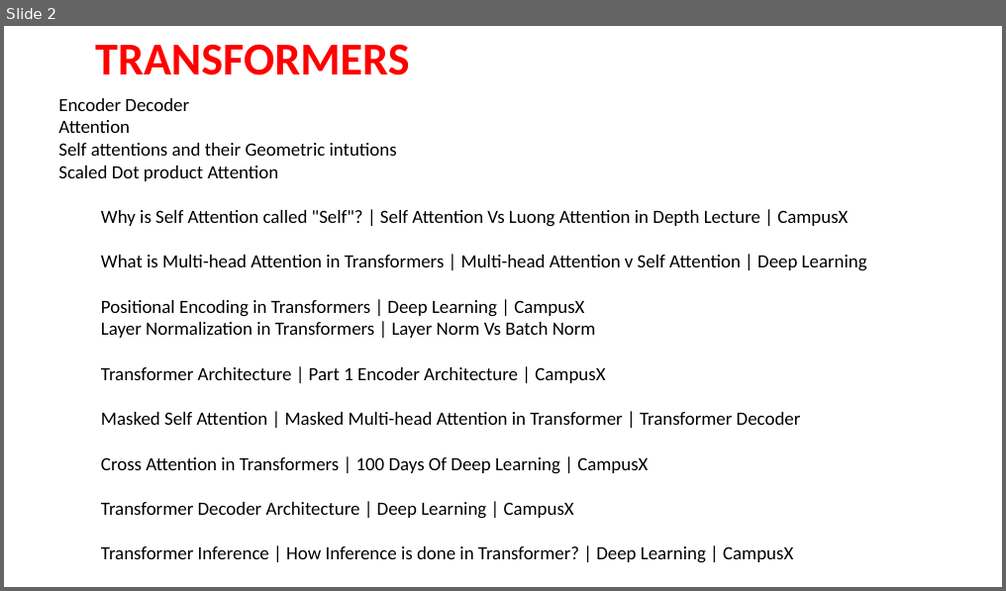
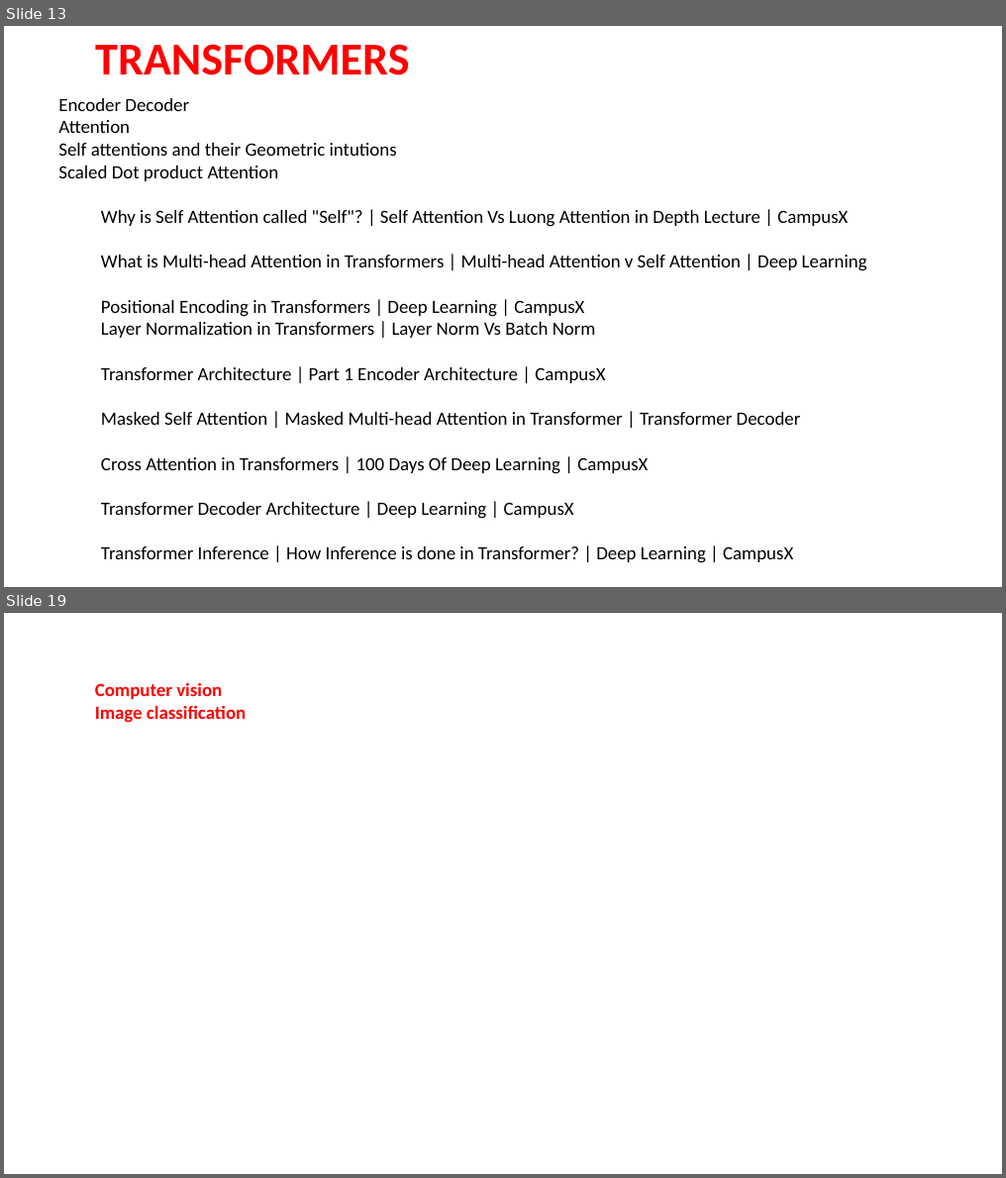
Before and after one commit to shahil04/ds_materials, a slide deck: 9.Deep_learning/class_17_HuggingFace.pptx. Shown one above the other, each under a label of ours: slide 2 before the commit, slides 13 and 19 after it; the slides between them are not shown. The pictures are 1006x591 and 1006x1178 pixels, drawn with LibreOffice and Linux fonts; fonts in the diff are those of the drawing. Boxes give left, top, right and bottom in pixels: in the first picture for what was removed or moved away, otherwise in the second. Text is boxed around its words. In the diff, an @@ line names an element or a change of style, - is before the commit and + after.

```diff
--- a/9.Deep_learning/class_17_HuggingFace.pptx
+++ b/9.Deep_learning/class_17_HuggingFace.pptx
@@ slide 19 added at bbox=[4, 613, 1002, 1174], background #FFFFFF @@
@@ text added at bbox=[95, 682, 246, 723], 18 pt, text #FF0000, bold @@
+Computer vision
+Image classification
@@ what was slide 2 is now slide 13 @@
```
Also in this commit, not shown: 3 slides changed, 12 other slides added, 1 slide removed, 22 other files.
